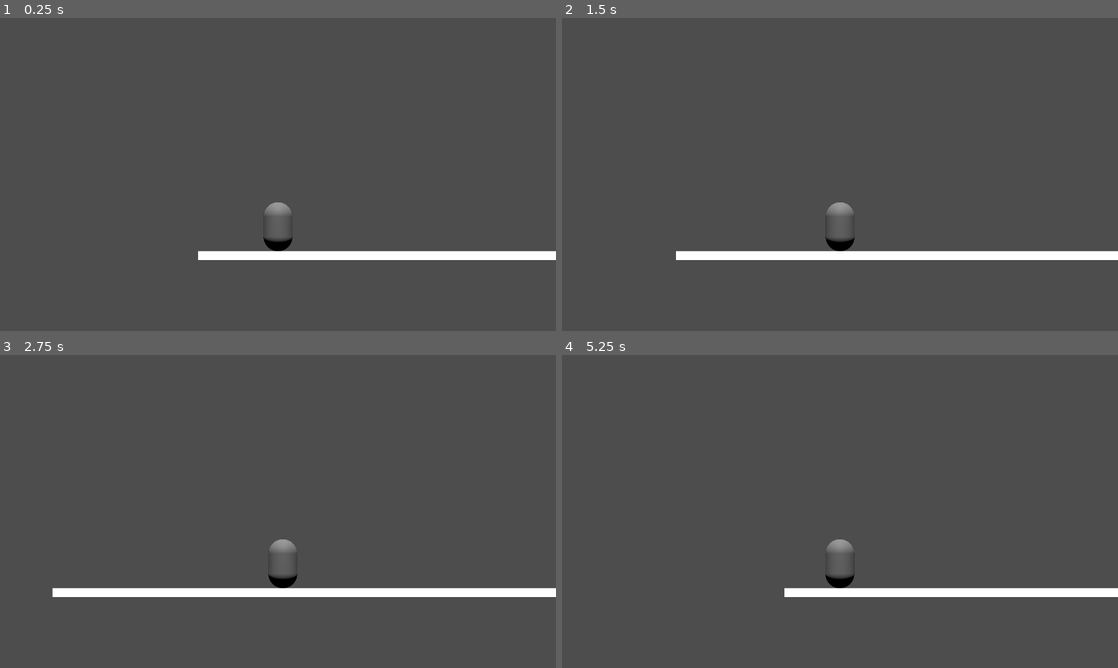
Above: before the commit, frames 1-4 (two rows, left to right).
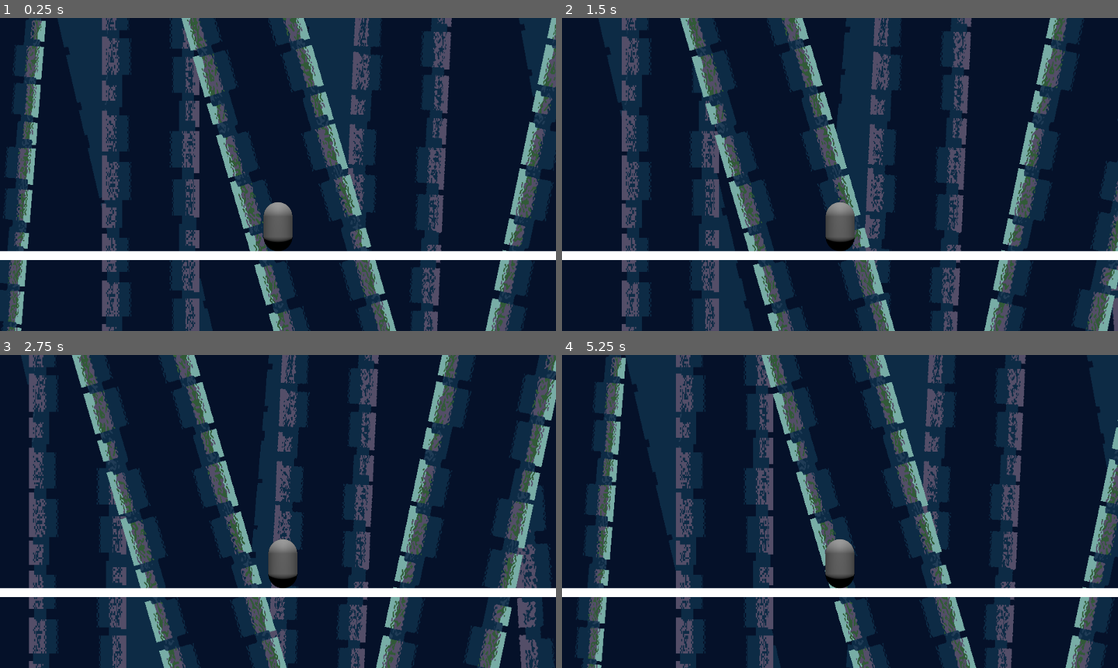
Above: after the commit, the same moments.

Repository: KairosGames/AlwaysEndsLikeThis
Game: Godot game, scene res://Scenes/Game.tscn
The game is run twice, just before and just after one commit, with the same random seed, the same clock (stepped at 60 frames per second) and the same inputs.
Inputs:
- Up to frame 1 (0.25 s): no input
- Up to frame 2 (1.5 s): tap Enter at 0.5 s; hold Right (ui_right) 0.53-1.28 s; hold Down (ui_down) from 1.28 s (still down)
- Up to frame 3 (2.75 s): tap Space at 2 s; release Down (ui_down) at 2.03 s; hold Right (ui_right) from 2.03 s (still down)
- Up to frame 4 (5.25 s): release Right (ui_right) at 2.78 s; hold Up (ui_up) 2.78-3.53 s; tap Enter at 3.5 s; hold Left (ui_left) 3.53-5.03 s; hold Down (ui_down) from 5.03 s (still down)

The runs differ from the first frame. In frame 1, 95% of the frame differs, in the area x 0-100%, y 0-100%; in frame 2, 95%; in frame 3, 94%; in frame 4, 95%.

Commit message:
add-parallax

Diff:
--- a/Prefabs/World.tscn
+++ b/Prefabs/World.tscn
@@ -1,6 +1,10 @@
-[gd_scene load_steps=6 format=3 uid="uid://dy3yms0db4tfp"]
-
+[gd_scene load_steps=10 format=3 uid="uid://dy3yms0db4tfp"]
+
+[ext_resource type="Texture2D" uid="uid://mmg1ht5p3lhu" path="res://Visuals/Parralax/background.png" id="1_3gc35"]
 [ext_resource type="Texture2D" uid="uid://yajfqwl4j6gh" path="res://Visuals/PlaceHolders/BasicTileset-export.png" id="1_5easo"]
+[ext_resource type="Texture2D" uid="uid://d06wdjfbef80g" path="res://Visuals/Parralax/Back3.png" id="2_oyimv"]
+[ext_resource type="Texture2D" uid="uid://1eqxxauwc03j" path="res://Visuals/Parralax/Back2.png" id="3_af1pt"]
+[ext_resource type="Texture2D" uid="uid://d7y6bniphboy" path="res://Visuals/Parralax/Back1.png" id="4_j4vtp"]
 
 [sub_resource type="TileSetAtlasSource" id="TileSetAtlasSource_3gc35"]
 texture = ExtResource("1_5easo")
@@ -343,12 +347,45 @@
 sources/0 = SubResource("TileSetAtlasSource_3gc35")
 
 [sub_resource type="BoxMesh" id="BoxMesh_5easo"]
-size = Vector3(2000, 30, 1)
+size = Vector3(4000, 30, 1)
 
 [sub_resource type="RectangleShape2D" id="RectangleShape2D_3gc35"]
-size = Vector2(2000, 30)
+size = Vector2(4000, 30)
 
 [node name="World" type="Node2D"]
+
+[node name="Background" type="Node2D" parent="."]
+position = Vector2(960, 540)
+
+[node name="Parallax2D" type="Parallax2D" parent="Background"]
+scroll_scale = Vector2(0, 0)
+
+[node name="Sprite2D" type="Sprite2D" parent="Background/Parallax2D"]
+texture = ExtResource("1_3gc35")
+
+[node name="Parallax2D2" type="Parallax2D" parent="Background"]
+scroll_scale = Vector2(0.25, 0)
+repeat_size = Vector2(3840, 0)
+repeat_times = 2
+
+[node name="Sprite2D" type="Sprite2D" parent="Background/Parallax2D2"]
+texture = ExtResource("2_oyimv")
+
+[node name="Parallax2D3" type="Parallax2D" parent="Background"]
+scroll_scale = Vector2(0.5, 0)
+repeat_size = Vector2(3840, 0)
+repeat_times = 2
+
+[node name="Sprite2D" type="Sprite2D" parent="Background/Parallax2D3"]
+texture = ExtResource("3_af1pt")
+
+[node name="Parallax2D4" type="Parallax2D" parent="Background"]
+scroll_scale = Vector2(0.75, 0)
+repeat_size = Vector2(3840, 0)
+repeat_times = 2
+
+[node name="Sprite2D" type="Sprite2D" parent="Background/Parallax2D4"]
+texture = ExtResource("4_j4vtp")
 
 [node name="TileMapLayer" type="TileMapLayer" parent="."]
 tile_set = SubResource("TileSet_oyimv")
